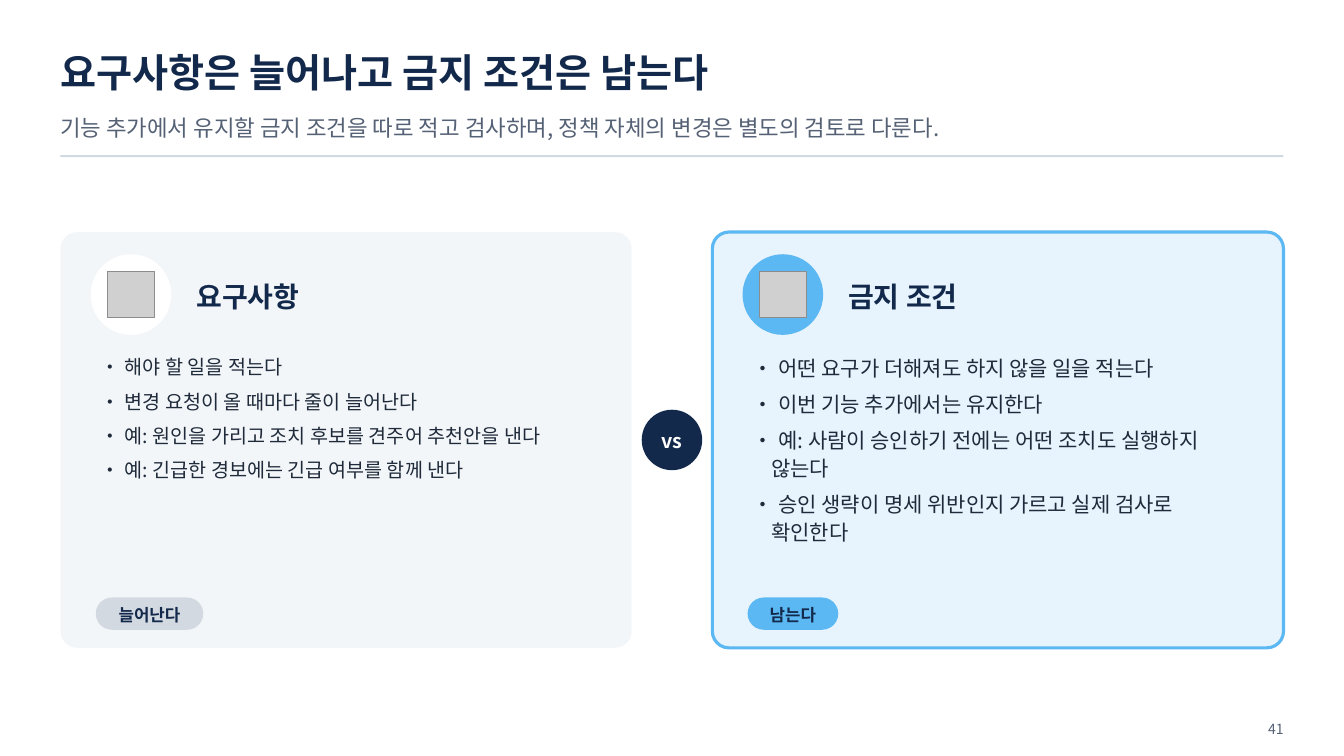
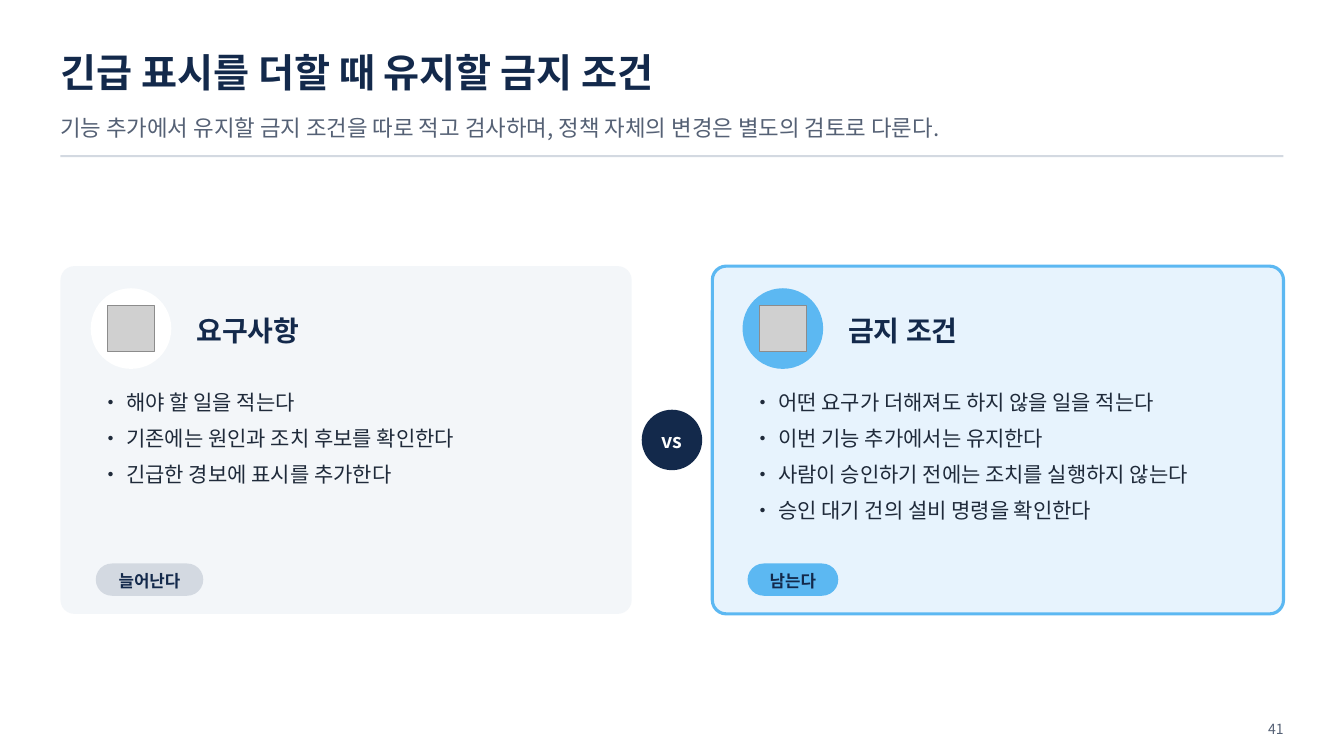
Before and after one commit to uengine-oss/hyd-iot-edu, a slide deck: slide 41 of workspace/강의제작/산출물/통합반/이론/07회차/통합반_07일차.pptx. Drawn at 1344x756 pixels with LibreOffice and Linux fonts; fonts in the diff are those of the drawing; grey boxes stand for pictures. Boxes give left, top, right and bottom in pixels: in the first picture for what was removed or moved away, otherwise in the second. Text is boxed around its words. In the diff, an @@ line names an element or a change of style, - is before the commit and + after.

Commit message:
통합반 7회차 36~44장 계약과 승인 시험을 코드 원문·낭독에 맞춰 확정

```diff
--- a/workspace/강의제작/산출물/통합반/이론/07회차/통합반_07일차.pptx
+++ b/workspace/강의제작/산출물/통합반/이론/07회차/통합반_07일차.pptx
@@ text at <box>60,54,654,91</box>: text changed @@
-요구사항은 늘어나고 금지 조건은 남는다
+긴급 표시를 더할 때 유지할 금지 조건
@@ rounded rectangle: place and size @@
-rounded rectangle at <box>60,232,632,647</box>
+rounded rectangle at <box>60,266,632,614</box>
@@ rounded rectangle: place and size @@
-rounded rectangle at <box>713,232,1285,647</box>
+rounded rectangle at <box>713,266,1285,614</box>
@@ picture removed at <box>108,271,154,318</box> @@
@@ 2 texts, 2 ellipses: place and size @@
-2 texts, 2 ellipses at <box>91,254,958,335</box>
+2 texts, 2 ellipses at <box>91,288,958,369</box>
@@ picture removed at <box>759,271,806,318</box> @@
@@ picture added at <box>108,306,154,352</box> @@
@@ picture added at <box>759,306,806,352</box> @@
@@ text "• 해야 할 일을 적는다": place and size @@
-text "• 해야 할 일을 적는다" at <box>125,357,540,479</box>
+text "• 해야 할 일을 적는다" at <box>126,392,454,484</box>
@@ text "• 어떤 요구가 더해져도 하지 ...": place and size @@
-text "• 어떤 요구가 더해져도 하지 ..." at <box>771,358,1198,542</box>
+text "• 어떤 요구가 더해져도 하지 ..." at <box>778,392,1188,520</box>
@@ text at <box>126,392,295,412</box>: size 14 to 15 pt in "• 해야 할 일을 적는다"; indent changed @@
@@ text at <box>126,428,454,484</box>: text changed; size 14 to 15 pt @@
-• 변경 요청이 올 때마다 줄이 늘어난다
-• 예: 원인을 가리고 조치 후보를 견주어 추천안을 낸다
-• 예: 긴급한 경보에는 긴급 여부를 함께 낸다
+• 기존에는 원인과 조치 후보를 확인한다
+• 긴급한 경보에 표시를 추가한다
@@ text at <box>778,464,1188,520</box>: text changed @@
-• 예: 사람이 승인하기 전에는 어떤 조치도 실행하지 않는다
-• 승인 생략이 명세 위반인지 가르고 실제 검사로 확인한다
+• 사람이 승인하기 전에는 조치를 실행하지 않는다
+• 승인 대기 건의 설비 명령을 확인한다
@@ 2 texts, 2 rounded rectangles: place and size @@
-2 texts, 2 rounded rectangles at <box>96,598,839,630</box>
+2 texts, 2 rounded rectangles at <box>96,564,839,596</box>
```
Also in this commit, not shown: 5 other slides changed, 28 other files.
